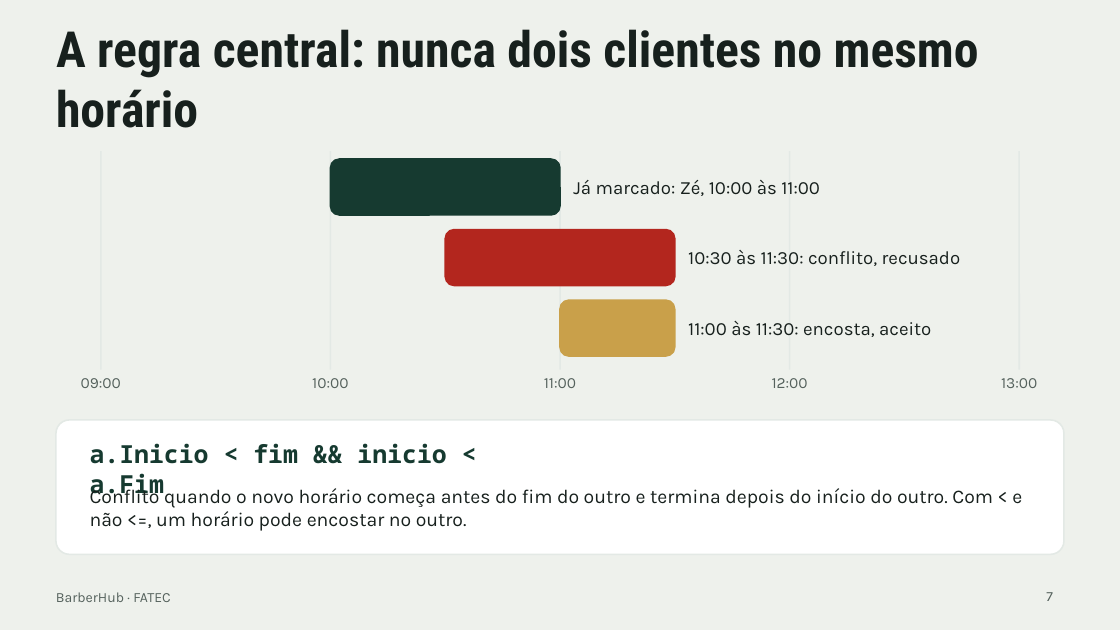
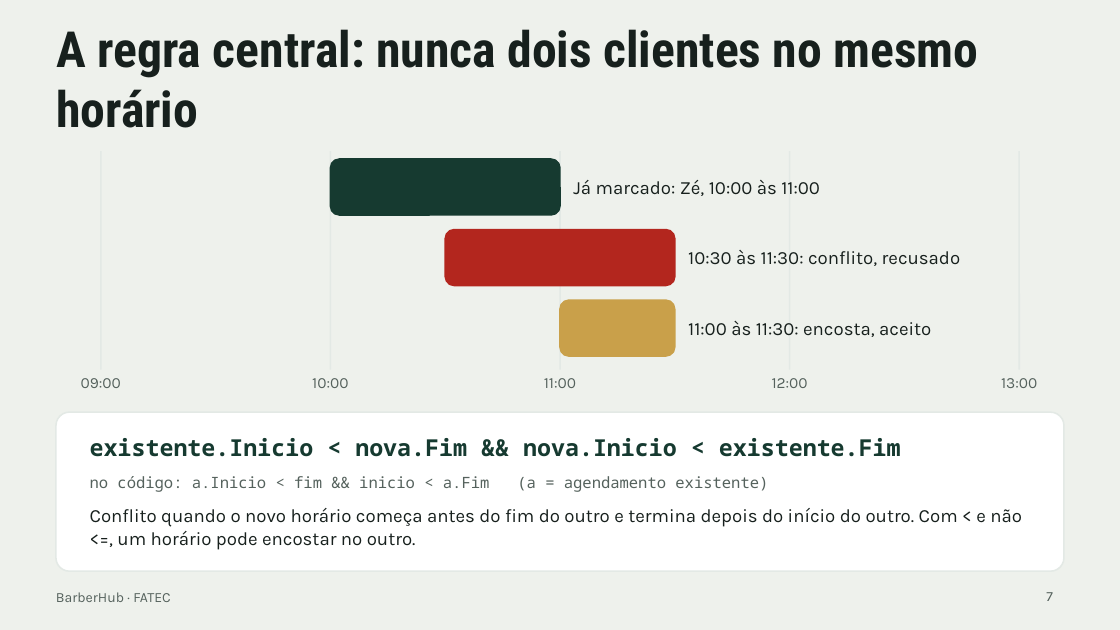
Before and after one commit to joao-hideki/barberhub, a slide deck: slide 7 of docs/BarberHub-Apresentacao.pptx. Drawn at 1120x630 pixels with LibreOffice and Linux fonts; fonts in the diff are those of the drawing. Boxes give left, top, right and bottom in pixels: in the first picture for what was removed or moved away, otherwise in the second. Text is boxed around its words. In the diff, an @@ line names an element or a change of style, - is before the commit and + after.

```diff
--- a/docs/BarberHub-Apresentacao.pptx
+++ b/docs/BarberHub-Apresentacao.pptx
@@ rounded rectangle: place and size @@
-rounded rectangle at <box>56,420,1064,554</box>
+rounded rectangle at <box>56,412,1064,571</box>
@@ rounded rectangle at <box>56,412,1064,571</box>: proportions changed @@
@@ text at <box>90,438,901,457</box>: text changed; size 16 to 15 pt @@
-a.Inicio < fim && inicio < a.Fim
+existente.Inicio < nova.Fim && nova.Inicio < existente.Fim
@@ text "existente.Inicio < nova.Fim && nova.Inicio ..." at <box>90,438,901,457</box>: vertical alignment top to middle @@
@@ text added at <box>90,476,768,492</box>, 10 pt, text #55625D @@
+no código: a.Inicio < fim && inicio < a.Fim (a = agendamento existente)
@@ text "Conflito quando o novo horário ...": place and size @@
-text "Conflito quando o novo horário ..." at <box>90,485,1022,531</box>
+text "Conflito quando o novo horário ..." at <box>90,508,1022,550</box>
@@ text "Conflito quando o novo horário ..." at <box>90,508,1022,550</box>: size 12.5 to 12 pt @@
```
Also in this commit, not shown: 1 other file.
